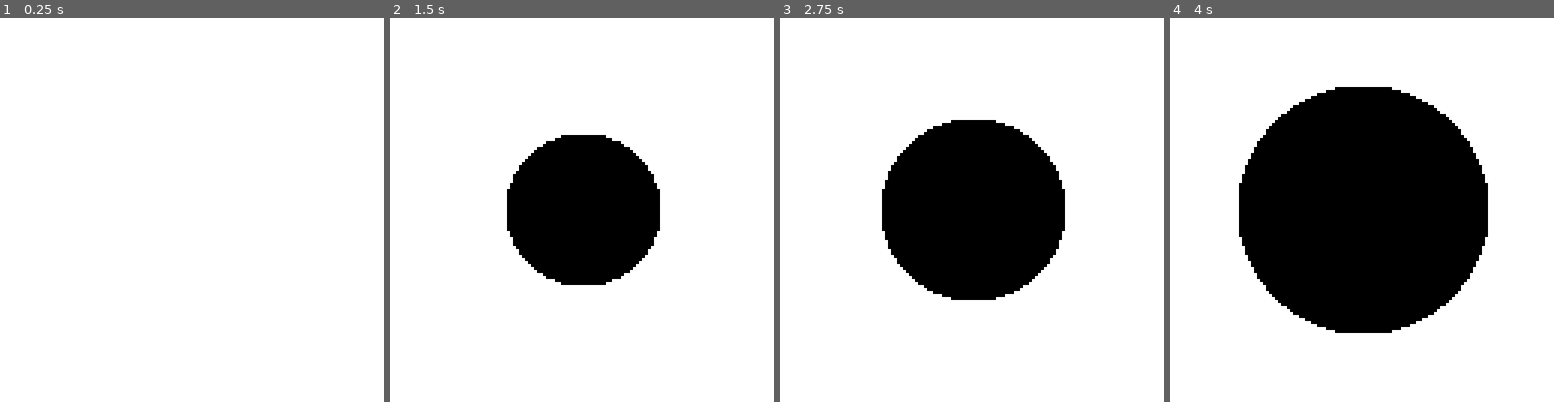
Above: before the commit, frames 1-4 (left to right).
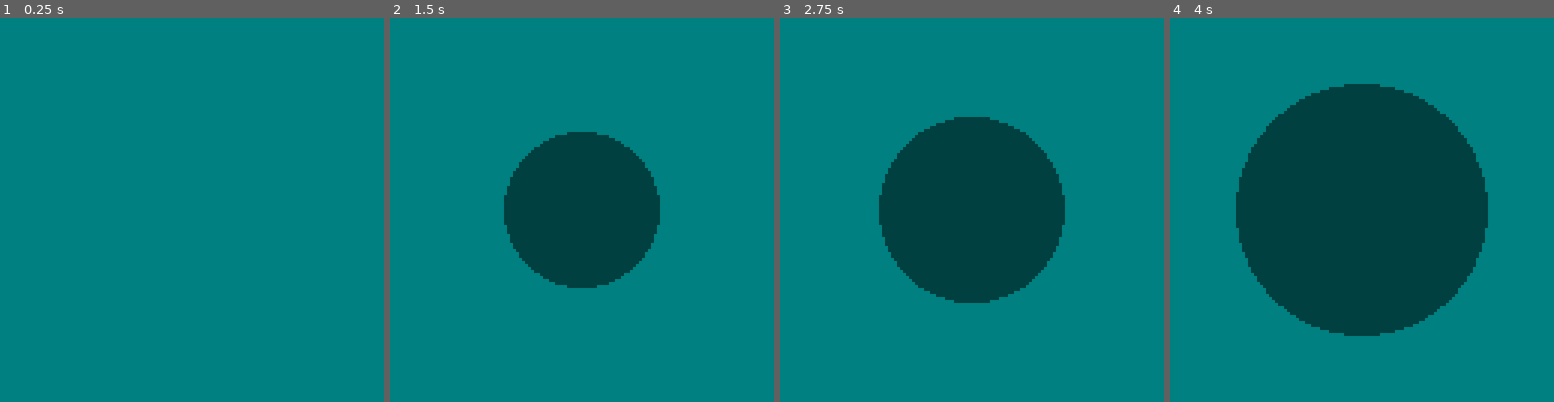
Above: after the commit, the same moments.

Repository: sockeye-d/mollusk
Game: Godot game, scene res://main.tscn
The game is run twice, just before and just after one commit, with the same random seed, the same clock (stepped at 60 frames per second) and the same inputs.
Inputs (mouse positions are in pixels of both pictures, inside the frame that each line leads up to):
- Up to frame 1 (0.25 s): no input
- Up to frame 2 (1.5 s): tap Enter at 0.5 s; move the mouse to (666, 190) at 0.52 s; tap Space at 1.25 s; move the mouse to (505, 229) at 1.27 s
- Up to frame 3 (2.75 s): tap Enter at 2 s; move the mouse to (1010, 125) at 2.02 s
- Up to frame 4 (4 s): tap Space at 2.75 s; move the mouse to (1342, 286) at 2.77 s; tap Enter at 3.5 s; move the mouse to (1477, 267) at 3.52 s

The runs differ from the first frame. In frame 1, 100% of the frame differs, in the area x 0-100%, y 0-100%; in frame 2, 100%; in frame 3, 100%; in frame 4, 100%.

Commit message:
Changed circle drawing code slightly to draw higher quality circles

Diff:
--- a/image_ext.gd
+++ b/image_ext.gd
@@ -8,6 +8,22 @@
 	image = in_image
 
 #region Drawing code
+func draw_pixel(p: Vector2i, a: Color) -> void:
+	if _in_box(p, Vector2i.ZERO, image.get_size()):
+		image.set_pixelv(p, image.get_pixelv(p).blend(a))
+
+
+func draw_rect(rect: Rect2i, color: Color, blend: bool = false) -> void:
+	if blend:
+		rect = rect.abs()
+		for x in rect.size.x:
+			for y in rect.size.y:
+				var p = Vector2i(x, y) + rect.position
+				draw_pixel(p, color)
+	else:
+		image.fill_rect(rect, color)
+
+
 func draw_line(p0: Vector2i, p1: Vector2i, color: Color) -> void:
 	var p: Vector2i = p0;
 	var d: Vector2i = abs(p1 - p0)
@@ -17,7 +33,7 @@
 
 	for i in max(d.x, -d.y) + 1:
 		if _in_box(p, Vector2i.ZERO, image.get_size()):
-			image.set_pixelv(p, color)
+			draw_pixel(p, color)
 
 		if err * 2.0 >= d.y:
 			err += d.y
@@ -28,14 +44,14 @@
 			p.y += s.y
 
 
-func draw_circle(c: Vector2i, r: int, color: Color) -> void:
+func draw_circle(c: Vector2i, r: int, color: Color, blend: bool = false) -> void:
 	for i in r * 2.0 + 1:
-		var x_norm: float = (i as float) / r - 1
-		var y: int = sqrt(1.0 - x_norm * x_norm) * r * 0.999999
+		var x_norm: float = (i as float + 0.5) / r - 1
+		var y: int = sqrt(1.0 - x_norm * x_norm) * (r + 0.5) as int
 
-		image.fill_rect(Rect2i(
+		draw_rect(Rect2i(
 				Vector2i(i - r, -y) + c,
-				Vector2i(1, y * 2.0)), color)
+				Vector2i(1, y * 2)), color, blend)
 #endregion
 
 #region Util code
--- a/paint_canvas.gd
+++ b/paint_canvas.gd
@@ -10,7 +10,8 @@
 
 
 func _process(delta: float) -> void:
-	canvas.image.fill(Color.WHITE)
+	canvas.image.fill(Color.TEAL)
 	#canvas.draw_line(Vector2i(64, 64), get_local_mouse_position() as Vector2i, Color.BLACK)
-	canvas.draw_circle(Vector2i(64, 64), (get_local_mouse_position() as Vector2i - Vector2i(64, 64)).length(), Color.BLACK)
+	canvas.draw_circle(Vector2i(64, 64), (get_local_mouse_position() as Vector2i - Vector2i(64, 64)).length(), Color8(0, 0, 0, 127), true)
+	#canvas.draw_rect(Rect2i(Vector2i(64, 64), (get_local_mouse_position() as Vector2i - Vector2i(64, 64))), Color8(0, 0, 0, 127), true )
 	texture.update(canvas.image)
